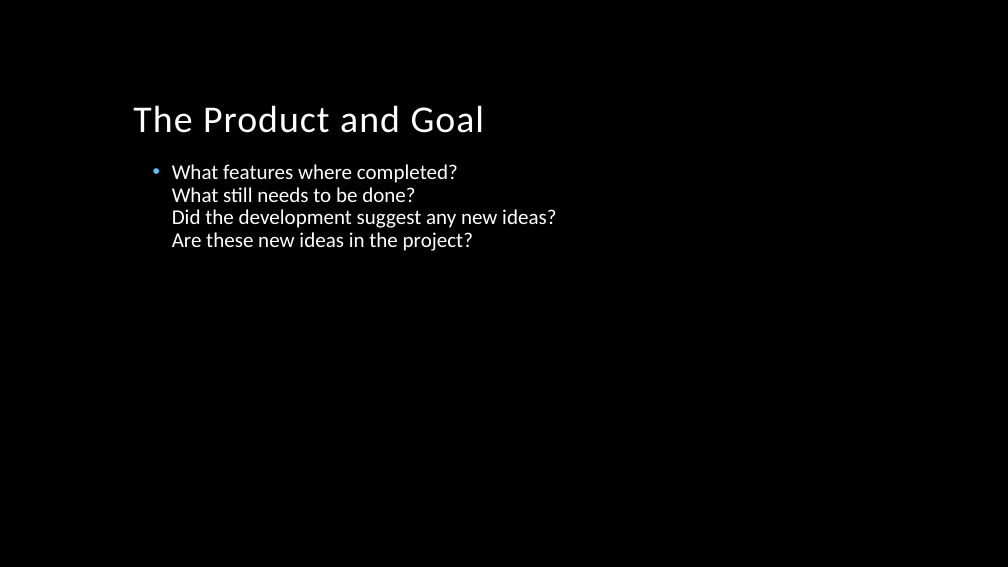
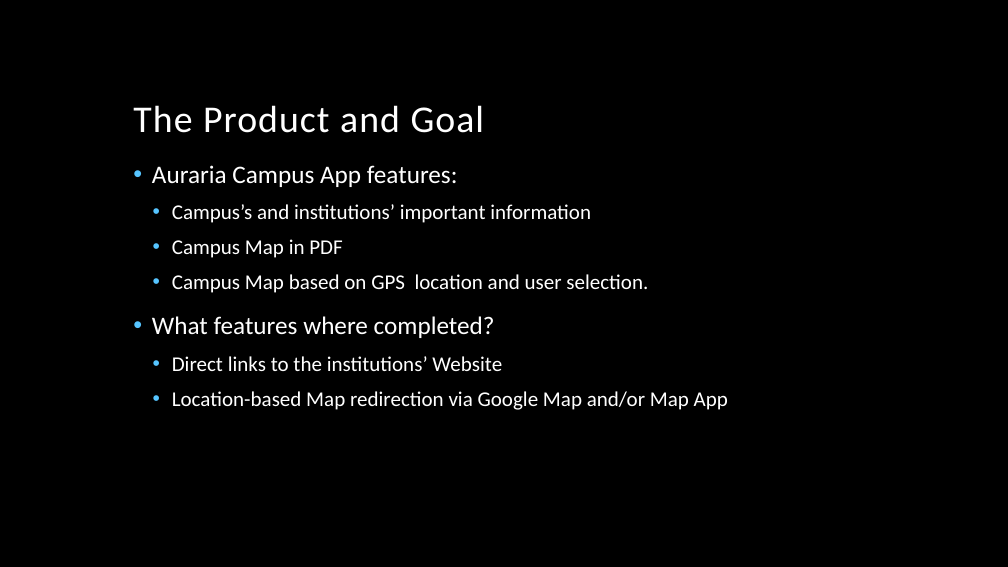
Before and after one commit to EGartin/AurariaCampusAppSE, a slide deck: slide 4 of Auraria Campus App.pptx (slide 3 before the commit). Drawn at 1008x567 pixels with LibreOffice and Linux fonts; fonts in the diff are those of the drawing; background and template pictures are left out. Boxes give left, top, right and bottom in pixels: in the first picture for what was removed or moved away, otherwise in the second. Text is boxed around its words. In the diff, an @@ line names an element or a change of style, - is before the commit and + after.

Commit message:
Added some updates to Presentation
Please delete any unnecessary information. Some slides need adjustments.

```diff
--- a/Auraria Campus App.pptx
+++ b/Auraria Campus App.pptx
@@ text at bbox=[152, 165, 728, 410]: text changed @@
-  • What features where completed?
-    What still needs to be done?
-    Did the development suggest any new ideas?
-    Are these new ideas in the project?
+• Auraria Campus App features:
+  • Campus’s and institutions’ important information
+  • Campus Map in PDF
+  • Campus Map based on GPS location and user selection.
+• What features where completed?
+  • Direct links to the institutions’ Website
+  • Location-based Map redirection via Google Map and/or Map App
```
Also in this commit, not shown: 2 other slides changed, 8 slides added, 5 slides removed.
